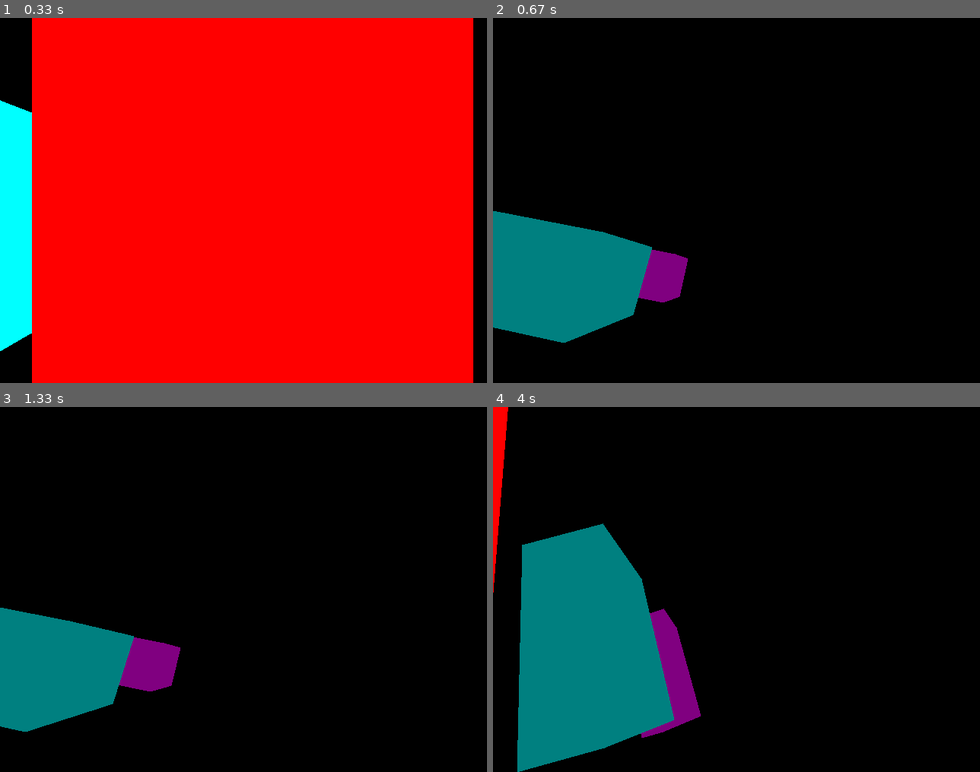
Above: before the commit, frames 1-4 (two rows, left to right).
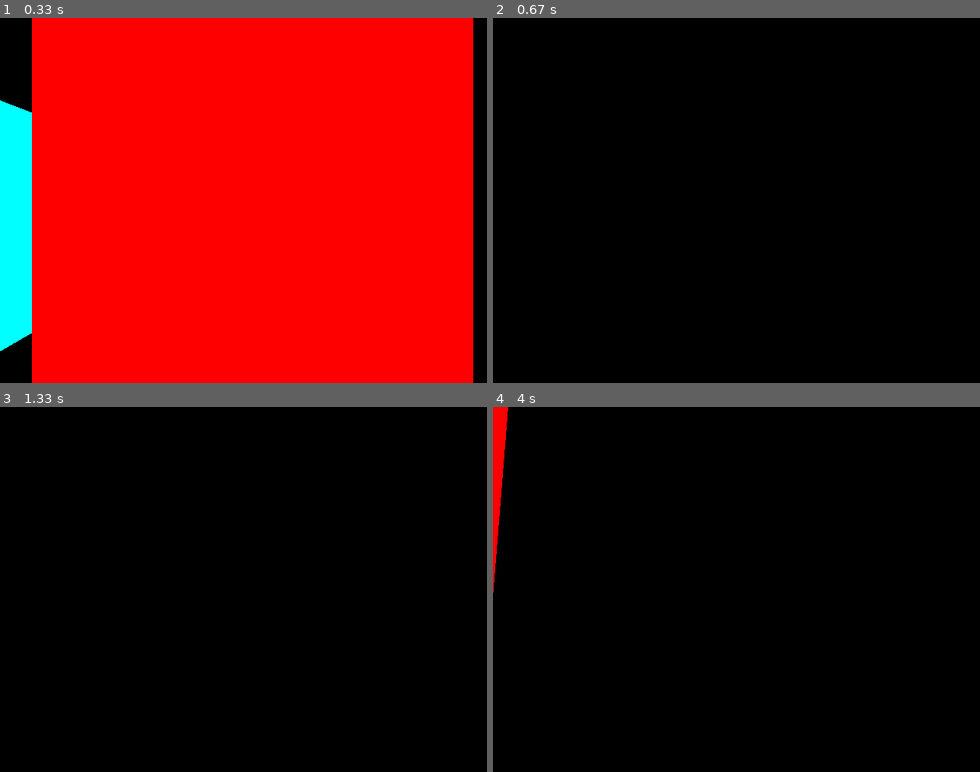
Above: after the commit, the same moments.

Repository: niuyu233/3D-Engine
Game: pygame game, started from test_pygame.py
Two runs of this game, one before a commit and one after it. Both use one fixed random seed, a clock stepped at 60 frames per second and the inputs below.
Inputs (mouse positions are in pixels of both pictures, inside the frame that each line leads up to):
- Up to frame 1 (0.33 s): no input
- Up to frame 2 (0.67 s): hold D from 0.33 s (still down); move the mouse to (717, 215) at 0.37 s
- Up to frame 3 (1.33 s): release D at 0.8 s
- Up to frame 4 (4 s): hold A 1.67-2.2 s; move the mouse to (585, 534) at 1.7 s; tap E at 1.82, 3.15 s; hold S 2.23-2.53 s; move the mouse to (809, 461) at 2.27 s; hold A 2.57-2.97 s; move the mouse to (794, 622) at 2.6 s; hold W 3-3.37 s; move the mouse to (746, 465) at 3.03 s; hold D from 3.4 s (still down); move the mouse to (561, 578) at 3.43 s

Frame 1 is identical in both runs. In frame 2, 9.9% of the frame differs, in the area x 0-40%, y 52-89%; in frame 3, 8.2%; in frame 4, 18%, in the area x 5-43%, y 31-100%.

Commit message:
Fixed some bugs

Diff:
--- a/test_pygame.py
+++ b/test_pygame.py
@@ -11,6 +11,7 @@
 map = [
     {
         "type" : "cube",
+        "show" : "explicit",
         "pos" : np.array([0.0, 0.0, 0.0], dtype=np.float32),
         "size" : np.array([50, 30, 20], dtype=np.float32),
         "rotation" : np.array([0.0, 0.0, 0.0], dtype=np.float32),
@@ -18,6 +19,7 @@
     },
     {
         "type" : "cube",
+        "show" : "explicit",
         "pos" : np.array([100.0, 0.0, 0.0], dtype=np.float32),
         "size" : np.array([50, 30, 20], dtype=np.float32),
         "rotation" : np.array([0.0, 0.0, 0.0], dtype=np.float32),
@@ -25,6 +27,7 @@
     },
     {
         "type" : "cube",
+        "show" : "explicit",
         "pos" : np.array([200.0, 0.0, 0.0], dtype=np.float32),
         "size" : np.array([50, 30, 20], dtype=np.float32),
         "rotation" : np.array([0.0, 0.0, 0.0], dtype=np.float32),
@@ -32,39 +35,13 @@
     },
     {
         "type" : "cube",
+        "show" : "explicit",
         "pos" : np.array([0.0, 0.0, 40.0], dtype=np.float32),
         "size" : np.array([50, 30, 20], dtype=np.float32),
         "rotation" : np.array([0.0, 0.0, 0.0], dtype=np.float32),
         "color" : [0, 255, 255]
-    },
-    {
-        "type" : "cube",
-        "pos" : np.array([0.0, 0.0, 80.0], dtype=np.float32),
-        "size" : np.array([50, 30, 20], dtype=np.float32),
-        "rotation" : np.array([0.0, 0.0, 0.0], dtype=np.float32),
-        "color" : [255, 0, 255]
-    },
-    {
-        "type" : "cube",
-        "pos" : np.array([0.0, 0.0, 120.0], dtype=np.float32),
-        "size" : np.array([50, 30, 20], dtype=np.float32),
-        "rotation" : np.array([0.0, 0.0, 0.0], dtype=np.float32),
-        "color" : [255, 255, 0]
-    },
-    {
-        "type" : "cube",
-        "pos" : np.array([0.0, 60.0, 0.0], dtype=np.float32),
-        "size" : np.array([50, 30, 20], dtype=np.float32),
-        "rotation" : np.array([0.0, 0.0, 0.0], dtype=np.float32),
-        "color" : [0, 128, 128]
-    },
-    {
-        "type" : "cube",
-        "pos" : np.array([0.0, 120.0, 0.0], dtype=np.float32),
-        "size" : np.array([50, 30, 20], dtype=np.float32),
-        "rotation" : np.array([0.0, 0.0, 0.0], dtype=np.float32),
-        "color" : [128, 0, 128]
     }
+
 ]
 
 modelPoints = {
@@ -126,11 +103,8 @@
 # 世界坐标-摄像头坐标
 def camera_convert(point, camera, R):
     point -= camera["pos"]
-    point = R @ point
-
+    point = (R @ point.T).T
     return point
-
-
 
 # 拆分三角形(摄像头坐标)
 def divide(pointsTriangle, type, points, color):
@@ -176,11 +150,14 @@
     for model in map:
         type = model["type"]
         color = model["color"]
+        show = model["show"]
         temp_points = []
-        for i in modelPoints[type]:
-            point = model["pos"] + i * model["size"]
-            point = camera_convert(point, camera, R)
-            temp_points.append(point)
+        if show == "explicit":
+            temp_points = model["pos"] + modelPoints[type] * model["size"]
+        elif show == "implicit":
+            temp_points = model["pos"]
+        temp_points = camera_convert(temp_points, camera, R)
+
         divide(pointsTriangle, type, temp_points, color)
 
 def update_camera(camera, keys, RzT, RyT, RxT, dx, dy, FPS):
@@ -208,6 +185,7 @@
 
     camera["rotation"][1] -= dx * 0.005
     camera["rotation"][0] += dy * 0.005
+    camera["rotation"][0] = min(max(camera["rotation"][0], -np.pi / 2), np.pi / 2)
 
     # if keys[pygame.K_u]:
     #     camera["rotation"][2] += 0.05 * speed
@@ -247,14 +225,15 @@
     ys_C1 = (ys - C[1])
 
     # X, Y = np.meshgrid(xs, ys)
+    # w1 = ((B[0] - A[0]) * (Y - A[1]) - (B[1] - A[1]) * (X - A[0]))
+    # w2 = ((C[0] - B[0]) * (Y - B[1]) - (C[1] - B[1]) * (X - B[0]))
+    # w3 = ((A[0] - C[0]) * (Y - C[1]) - (A[1] - C[1]) * (X - C[0]))
 
     # 计算三个edge function
     w1 = ((B[0] - A[0]) * ys_A1[None,:] - (B[1] - A[1]) * xs_A0[:, None])
     w2 = ((C[0] - B[0]) * ys_B1[None,:] - (C[1] - B[1]) * xs_B0[:, None])
     w3 = ((A[0] - C[0]) * ys_C1[None,:] - (A[1] - C[1]) * xs_C0[:, None])
-    # w1 = ((B[0] - A[0]) * (Y - A[1]) - (B[1] - A[1]) * (X - A[0]))
-    # w2 = ((C[0] - B[0]) * (Y - B[1]) - (C[1] - B[1]) * (X - B[0]))
-    # w3 = ((A[0] - C[0]) * (Y - C[1]) - (A[1] - C[1]) * (X - C[0]))
+
 
     if area > 0:
         inside = (w1 >= 0) & (w2 >= 0) & (w3 >= 0)
@@ -265,12 +244,19 @@
         return
 
     # 重心坐标
-    alpha = w1 / area
-    beta  = w2 / area
-    gamma = w3 / area
+    alpha = w2 / area
+    beta  = w3 / area
+    gamma = w1 / area
 
     # 这个三角形的四边形的深度图
     depth = (alpha * pt1["depth"] + beta * pt2["depth"] + gamma * pt3["depth"])
+
+    # inv_depth = (
+    #     alpha / pt1["depth"] +
+    #     beta  / pt2["depth"] +
+    #     gamma / pt3["depth"]
+    # )
+    # depth = 1.0 / inv_depth
 
     depth_part = depth_map[MinX:MaxX, MinY:MaxY]
     mask = inside & (depth < depth_part)
Not shown, changed: changelog.md
